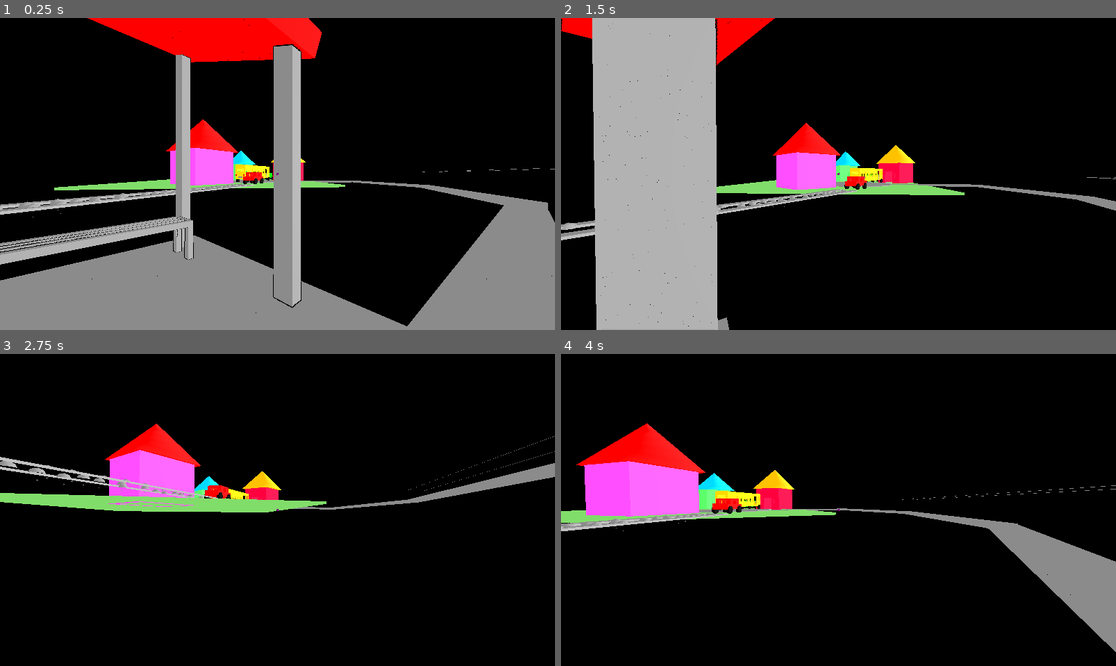
Above: before the commit, frames 1-4 (two rows, left to right).
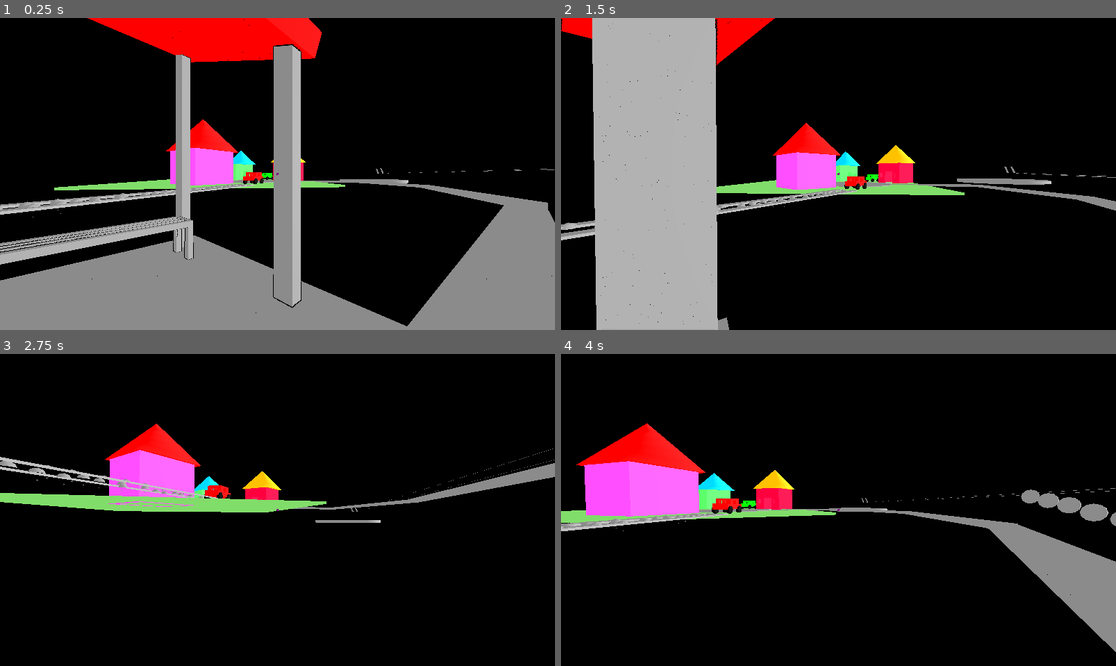
Above: after the commit, the same moments.

Repository: SalticHash/Anny
Game: Godot game, scene res://world/game.tscn
Two runs of this game, one before a commit and one after it. Both use one fixed random seed, a clock stepped at 60 frames per second and the inputs below.
Inputs (mouse positions are in pixels of both pictures, inside the frame that each line leads up to):
- Up to frame 1 (0.25 s): no input
- Up to frame 2 (1.5 s): tap Enter at 0.5 s; move the mouse to (866, 174) at 0.52 s; hold W (up) from 0.53 s (still down); click (866, 174) at 0.6 s; tap Space (jump) at 0.77 s; move the mouse to (810, 174) at 1.27 s; right-click (810, 174) at 1.35 s
- Up to frame 3 (2.75 s): keep holding W (up); tap Space (jump) at 1.52 s; move the mouse to (288, 503) at 2.02 s; click (288, 503) at 2.1 s
- Up to frame 4 (4 s): keep holding W (up); move the mouse to (832, 516) at 2.77 s; right-click (832, 516) at 2.85 s; tap Space (jump) at 3.02, 3.77 s; move the mouse to (877, 513) at 3.52 s; click (877, 513) at 3.6 s

The runs differ from the first frame. In frame 1, 0.4% of the frame differs, in the area x 42-100%, y 46-54%; in frame 2, 0.5%; in frame 3, 0.2%; in frame 4, 1.1%, in the area x 27-100%, y 42-93%.

Commit message:
Bus advance to stop jump to island

Diff:
--- a/bus/bus.gd
+++ b/bus/bus.gd
@@ -1,33 +1,18 @@
 extends VehicleBody3D
+class_name Bus
 
-
-
-
-@export var engine_force_value: float = 40.0
-const BRAKE_STRENGTH: float = 2.0
+var braking: bool = false
+var inside_stop_zone: bool = false
+var player_inside: bool = false
+var player_waiting: bool = false
+@export var engine_force_value: float = 19.0
+const BRAKE_STRENGTH: float = 1.0
 
 var previous_speed: float = linear_velocity.length()
 
-func _physics_process(delta: float):
-
-
-	if Input.is_action_pressed(&"up"):
-		# Increase engine force at low speeds to make the initial acceleration faster.
-		var speed := linear_velocity.length()
-		if speed < 5.0 and not is_zero_approx(speed):
-			engine_force = clampf(engine_force_value * 5.0 / speed, 0.0, 100.0)
-		else:
-			engine_force = engine_force_value
+func _physics_process(_delta: float):
+	if (player_waiting and !inside_stop_zone) or player_inside:
+		engine_force = 50.0 if player_inside else engine_force_value
 	else:
 		engine_force = 0.0
-
-	if Input.is_action_pressed(&"down"):
-		# Increase engine force at low speeds to make the initial reversing faster.
-		var speed := linear_velocity.length()
-		if speed < 5.0 and not is_zero_approx(speed):
-			engine_force = -clampf(engine_force_value * BRAKE_STRENGTH * 5.0 / speed, 0.0, 100.0)
-		else:
-			engine_force = -engine_force_value * BRAKE_STRENGTH
-
-
-	previous_speed = linear_velocity.length()
+		linear_velocity = Vector3.ZERO
--- a/bus/bus.tscn
+++ b/bus/bus.tscn
@@ -120,8 +120,8 @@
 albedo_color = Color(0, 0, 0, 1)
 
 [node name="Bus" type="VehicleBody3D" unique_id=73055853]
-collision_layer = 7
-collision_mask = 7
+collision_layer = 5
+collision_mask = 4
 center_of_mass_mode = 1
 script = ExtResource("1_2nioi")
 
--- a/player/player.gd
+++ b/player/player.gd
@@ -1,5 +1,5 @@
 extends CharacterBody3D
-
+class_name Player
 var collects: Array[Collect] = []
 
 @onready var camera: Camera3D = %Camera
--- /dev/null
+++ b/world/bus_stop_trigger.gd
@@ -0,0 +1,15 @@
+extends Area3D
+
+var player_inside: bool = false
+@export var bus: Bus
+func _process(_delta: float) -> void:
+	bus.player_waiting = player_inside
+
+func _on_body_entered(body: Node3D) -> void:
+	if body is Player:
+		player_inside = true
+
+
+func _on_body_exited(body: Node3D) -> void:
+	if body is Player:
+		player_inside = false
--- /dev/null
+++ b/world/bus_trigger.gd
@@ -0,0 +1,20 @@
+extends Area3D
+
+var player_inside: bool = false
+var bus_inside: bool = false
+@export var bus: Bus
+func _process(_delta: float) -> void:
+	bus.player_inside = player_inside
+	bus.inside_stop_zone = bus_inside
+
+func _on_body_entered(body: Node3D) -> void:
+	if body is Player:
+		player_inside = true
+	if body is Bus:
+		bus_inside = true
+
+
+
+func _on_body_exited(body: Node3D) -> void:
+	if body is Bus:
+		bus_inside = false
--- a/world/game.tscn
+++ b/world/game.tscn
@@ -12,6 +12,8 @@
 [ext_resource type="PackedScene" uid="uid://ciibl74us5ofq" path="res://world/store/double_shelf_container.tscn" id="8_hliwg"]
 [ext_resource type="PackedScene" uid="uid://dy5sb7nvkbnbe" path="res://world/store/shelf_container.tscn" id="9_av0ep"]
 [ext_resource type="PackedScene" uid="uid://diaaftkq0xhsh" path="res://bus/bus.tscn" id="12_av0ep"]
+[ext_resource type="Script" uid="uid://47v83ml2eajl" path="res://world/bus_stop_trigger.gd" id="12_d65k2"]
+[ext_resource type="Script" uid="uid://cq53qkah817ix" path="res://world/bus_trigger.gd" id="14_fuoxl"]
 
 [sub_resource type="StandardMaterial3D" id="StandardMaterial3D_b7hlb"]
 albedo_color = Color(0.5042543, 0.86663747, 0.41414726, 1)
@@ -71,9 +73,15 @@
 [sub_resource type="StandardMaterial3D" id="StandardMaterial3D_km2cl"]
 albedo_color = Color(1, 0, 0, 1)
 
+[sub_resource type="BoxShape3D" id="BoxShape3D_fuoxl"]
+size = Vector3(3.1000001, 4.9, 4.1)
+
 [sub_resource type="StandardMaterial3D" id="StandardMaterial3D_av0ep"]
 transparency = 1
 albedo_color = Color(1, 1, 1, 0)
+
+[sub_resource type="BoxShape3D" id="BoxShape3D_ehfc1"]
+size = Vector3(7.6, 4.9, 4.1)
 
 [sub_resource type="PlaceholderTexture2D" id="PlaceholderTexture2D_2jm6r"]
 size = Vector2(4, 4)
@@ -639,22 +647,95 @@
 material = SubResource("StandardMaterial3D_km2cl")
 
 [node name="CSGSphere3D" type="CSGSphere3D" parent="World/BusStop" unique_id=1587434051]
-transform = Transform3D(1, 0, 0, 0, 1, 0, 0, 0, 1, 0.8, -0.8999999, 3.5000002)
-
-[node name="CSGSphere3D5" type="CSGSphere3D" parent="World/BusStop" unique_id=1349009137]
-transform = Transform3D(1, 0, 0, 0, 1, 0, 0, 0, 1, 0.8, -0.8999999, 4.8)
-
-[node name="CSGSphere3D2" type="CSGSphere3D" parent="World/BusStop" unique_id=307897110]
-transform = Transform3D(1, 0, 0, 0, 1, 0, 0, 0, 1, -0.099999964, -0.3, 5.6)
-
-[node name="CSGSphere3D6" type="CSGSphere3D" parent="World/BusStop" unique_id=1637767447]
-transform = Transform3D(1, 0, 0, 0, 1, 0, 0, 0, 1, 0.100000024, -0.3, 7.1000004)
-
-[node name="CSGSphere3D3" type="CSGSphere3D" parent="World/BusStop" unique_id=1664361179]
-transform = Transform3D(1, 0, 2.9802322e-08, 0, 1, 0, -2.9802322e-08, 0, 1, 1.1873474, -0.10000001, 8.059149)
-
-[node name="CSGSphere3D7" type="CSGSphere3D" parent="World/BusStop" unique_id=1185955926]
-transform = Transform3D(1, 0, 2.9802322e-08, 0, 1, 0, -2.9802322e-08, 0, 1, 2.2873476, 0.59999996, 8.559149)
+transform = Transform3D(0.25881904, 0, 0.9659258, 0, 1, 0, -0.9659258, 0, 0.25881904, -1.2223186, -2.6, 7.9158916)
+
+[node name="CSGSphere3D13" type="CSGSphere3D" parent="World/BusStop" unique_id=862444241]
+transform = Transform3D(0.25881904, 0, 0.9659258, 0, 1, 0, -0.9659258, 0, 0.25881904, -0.91173935, -2.2999997, 6.756777)
+
+[node name="CSGSphere3D14" type="CSGSphere3D" parent="World/BusStop" unique_id=1330241229]
+transform = Transform3D(0.25881904, 0, 0.9659258, 0, 1, 0, -0.9659258, 0, 0.25881904, -0.62703705, -1.8999996, 5.6942577)
+
+[node name="CSGSphere3D15" type="CSGSphere3D" parent="World/BusStop" unique_id=500199525]
+transform = Transform3D(0.25881904, 0, 0.9659258, 0, 1, 0, -0.9659258, 0, 0.25881904, -0.34233475, -1.5999997, 4.6317387)
+
+[node name="CSGSphere3D16" type="CSGSphere3D" parent="World/BusStop" unique_id=430214195]
+transform = Transform3D(0.25881904, 0, 0.9659258, 0, 1, 0, -0.9659258, 0, 0.25881904, -0.05763817, -1.2999997, 3.5692234)
+
+[node name="CSGSphere3D2" type="CSGSphere3D" parent="World/BusStop" unique_id=1289446611]
+transform = Transform3D(0.7071067, 0, 0.7071069, 0, 1, 0, -0.7071069, 0, 0.7071067, 0.021860123, -3.8999996, 9.685236)
+
+[node name="CSGSphere3D12" type="CSGSphere3D" parent="World/BusStop" unique_id=1926668208]
+transform = Transform3D(0.7071067, 0, 0.7071069, 0, 1, 0, -0.7071069, 0, 0.7071067, -0.75596046, -3.1999998, 8.907419)
+
+[node name="CSGSphere3D3" type="CSGSphere3D" parent="World/BusStop" unique_id=1498566536]
+transform = Transform3D(0.7071067, 0, 0.7071069, 0, 1, 0, -0.7071069, 0, 0.7071067, 1.1532326, -4.4, 10.816603)
+
+[node name="CSGSphere3D4" type="CSGSphere3D" parent="World/BusStop" unique_id=666917768]
+transform = Transform3D(0.7071067, 0, 0.7071069, 0, 1, 0, -0.7071069, 0, 0.7071067, 2.708868, -4.4, 12.37224)
+
+[node name="CSGSphere3D5" type="CSGSphere3D" parent="World/BusStop" unique_id=894724328]
+transform = Transform3D(0.7071067, 0, 0.7071069, 0, 1, 0, -0.7071069, 0, 0.7071067, 4.123081, -4.4, 13.786455)
+
+[node name="CSGSphere3D6" type="CSGSphere3D" parent="World/BusStop" unique_id=376265254]
+transform = Transform3D(0.7071067, 0, 0.7071069, 0, 1, 0, -0.7071069, 0, 0.7071067, 5.6080055, -4.4, 15.271376)
+
+[node name="CSGSphere3D8" type="CSGSphere3D" parent="World/BusStop" unique_id=802511904]
+transform = Transform3D(0.86602527, 0, 0.5000002, 0, 1, 0, -0.5000002, 0, 0.86602527, 7.8598166, -4, 15.916254)
+
+[node name="CSGSphere3D17" type="CSGSphere3D" parent="World/BusStop" unique_id=1985753244]
+transform = Transform3D(0.86602527, 0, 0.5000002, 0, 1, 0, -0.5000002, 0, 0.86602527, 8.899057, -3.6999998, 15.316248)
+
+[node name="CSGSphere3D18" type="CSGSphere3D" parent="World/BusStop" unique_id=201867898]
+transform = Transform3D(0.86602527, 0, 0.5000002, 0, 1, 0, -0.5000002, 0, 0.86602527, 9.851685, -3.2999995, 14.766249)
+
+[node name="CSGSphere3D19" type="CSGSphere3D" parent="World/BusStop" unique_id=1196830725]
+transform = Transform3D(0.86602527, 0, 0.5000002, 0, 1, 0, -0.5000002, 0, 0.86602527, 10.804319, -3.0000002, 14.216242)
+
+[node name="CSGSphere3D20" type="CSGSphere3D" parent="World/BusStop" unique_id=787280074]
+transform = Transform3D(0.86602527, 0, 0.5000002, 0, 1, 0, -0.5000002, 0, 0.86602527, 11.756936, -2.7, 13.666243)
+
+[node name="CSGSphere3D9" type="CSGSphere3D" parent="World/BusStop" unique_id=1862750323]
+transform = Transform3D(0.86602527, 0, 0.5000002, 0, 1, 0, -0.5000002, 0, 0.86602527, 12.622955, -2.1, 13.166253)
+
+[node name="CSGSphere3D21" type="CSGSphere3D" parent="World/BusStop" unique_id=1281916233]
+transform = Transform3D(0.86602527, 0, 0.5000002, 0, 1, 0, -0.5000002, 0, 0.86602527, 13.662196, -1.7999998, 12.566247)
+
+[node name="CSGSphere3D22" type="CSGSphere3D" parent="World/BusStop" unique_id=1671727214]
+transform = Transform3D(0.86602527, 0, 0.5000002, 0, 1, 0, -0.5000002, 0, 0.86602527, 14.614823, -1.3999995, 12.016248)
+
+[node name="CSGSphere3D23" type="CSGSphere3D" parent="World/BusStop" unique_id=665146769]
+transform = Transform3D(0.86602527, 0, 0.5000002, 0, 1, 0, -0.5000002, 0, 0.86602527, 15.567458, -1.1000003, 11.466241)
+
+[node name="CSGSphere3D24" type="CSGSphere3D" parent="World/BusStop" unique_id=762382254]
+transform = Transform3D(0.86602527, 0, 0.5000002, 0, 1, 0, -0.5000002, 0, 0.86602527, 16.520075, -0.8000001, 10.916242)
+
+[node name="CSGSphere3D10" type="CSGSphere3D" parent="World/BusStop" unique_id=277052967]
+transform = Transform3D(0.86602527, 0, 0.5000002, 0, 1, 0, -0.5000002, 0, 0.86602527, 17.472696, -0.39999986, 10.366252)
+
+[node name="CSGSphere3D25" type="CSGSphere3D" parent="World/BusStop" unique_id=487371964]
+transform = Transform3D(0.86602527, 0, 0.5000002, 0, 1, 0, -0.5000002, 0, 0.86602527, 18.511938, -0.099999785, 9.766246)
+
+[node name="CSGSphere3D26" type="CSGSphere3D" parent="World/BusStop" unique_id=500113589]
+transform = Transform3D(0.86602527, 0, 0.5000002, 0, 1, 0, -0.5000002, 0, 0.86602527, 19.464565, 0.30000055, 9.216247)
+
+[node name="CSGSphere3D27" type="CSGSphere3D" parent="World/BusStop" unique_id=483184500]
+transform = Transform3D(0.86602527, 0, 0.5000002, 0, 1, 0, -0.5000002, 0, 0.86602527, 20.4172, 0.5999998, 8.66624)
+
+[node name="CSGSphere3D28" type="CSGSphere3D" parent="World/BusStop" unique_id=298669397]
+transform = Transform3D(0.86602527, 0, 0.5000002, 0, 1, 0, -0.5000002, 0, 0.86602527, 21.369816, 0.9, 8.1162405)
+
+[node name="CSGSphere3D7" type="CSGSphere3D" parent="World/BusStop" unique_id=1571009867]
+transform = Transform3D(0.7071067, 0, 0.7071069, 0, 1, 0, -0.7071069, 0, 0.7071067, 6.9515066, -4.4, 16.614885)
+
+[node name="Area3D" type="Area3D" parent="World/BusStop" unique_id=529766237 node_paths=PackedStringArray("bus")]
+transform = Transform3D(1, 0, 0, 0, 1, 0, 0, 0, 1, 0.5, 1.2, 0.39999998)
+script = ExtResource("12_d65k2")
+bus = NodePath("../../CSGCombiner3D5/Bus")
+
+[node name="CollisionShape3D" type="CollisionShape3D" parent="World/BusStop/Area3D" unique_id=1587432274]
+transform = Transform3D(1, 0, 2.9802322e-08, 0, 1, 0, -2.9802322e-08, 0, 1, 0, 0, 0)
+shape = SubResource("BoxShape3D_fuoxl")
+debug_color = Color(0.9797818, 0, 0.38908985, 1)
 
 [node name="CSGCombiner3D2" type="CSGCombiner3D" parent="World" unique_id=1355926063]
 use_collision = true
@@ -1089,7 +1170,7 @@
 rings = 4
 
 [node name="CSGCombiner3D3" type="CSGCombiner3D" parent="World" unique_id=1802739898]
-transform = Transform3D(0.8365162, 0.22414386, -0.49999997, -0.25881904, 0.96592575, 0, 0.48296285, 0.1294095, 0.86602527, -57.919, 4.7891626, -0.27269894)
+transform = Transform3D(0.8365162, 0.22414386, -0.49999997, -0.25881904, 0.96592575, 0, 0.48296285, 0.1294095, 0.86602527, -65.41901, 4.7891626, -2.872699)
 use_collision = true
 collision_layer = 4
 collision_mask = 4
@@ -1107,27 +1188,46 @@
 transform = Transform3D(0.99999964, 0, 0, 0, 1, 0, 0, 0, 0.99999964, 0, 0.01, 1)
 size = Vector3(34.7, 0.271, 0.6)
 
-[node name="CSGCombiner3D4" type="CSGCombiner3D" parent="World" unique_id=1153411430]
-transform = Transform3D(0.8660253, 0, -0.49999997, 0, 0.99999994, 0, 0.49999997, 0, 0.8660253, -28.361094, 0.30615187, 16.792564)
+[node name="CSGCombiner3D6" type="CSGCombiner3D" parent="World" unique_id=1469970693]
+transform = Transform3D(0.83651626, -0.22414377, -0.5, 0.25881895, 0.96592575, 2.2351742e-08, 0.48296285, -0.12940954, 0.86602527, 49.408855, 0.25499272, 63.42321)
 use_collision = true
 collision_layer = 4
 collision_mask = 4
 
+[node name="Path10" type="CSGBox3D" parent="World/CSGCombiner3D6" unique_id=1849280222]
+transform = Transform3D(0.99999964, 0, 0, 0, 1, 0, 0, 0, 0.99999964, 5.0999985, 0, 0)
+size = Vector3(10, 0.271, 3.3)
+material = SubResource("StandardMaterial3D_av0ep")
+
+[node name="Path11" type="CSGBox3D" parent="World/CSGCombiner3D6" unique_id=103307405]
+transform = Transform3D(0.99999964, 0, 0, 0, 1, 0, 0, 0, 0.99999964, 5.0999985, 0.01, -1)
+size = Vector3(10, 0.271, 0.6)
+
+[node name="Path12" type="CSGBox3D" parent="World/CSGCombiner3D6" unique_id=164911034]
+transform = Transform3D(0.99999964, 0, 0, 0, 1, 0, 0, 0, 0.99999964, 5.0999985, 0.01, 1)
+size = Vector3(10, 0.271, 0.6)
+
+[node name="CSGCombiner3D4" type="CSGCombiner3D" parent="World" unique_id=1153411430]
+transform = Transform3D(0.8660253, 0, -0.49999997, 0, 0.99999994, 0, 0.49999997, 0, 0.8660253, -35.861095, 0.30615187, 14.192565)
+use_collision = true
+collision_layer = 4
+collision_mask = 4
+
 [node name="Path10" type="CSGBox3D" parent="World/CSGCombiner3D4" unique_id=539809503]
-transform = Transform3D(0.99999964, 0, 0, 0, 1, 0, 0, 0, 0.99999964, 0, 0, 0)
-size = Vector3(34.7, 0.271, 3.3)
+transform = Transform3D(0.9999994, 0, 1.4901161e-07, 0, 1, 0, -1.4901161e-07, 0, 0.9999994, 40.54998, 0, -7.6293945e-06)
+size = Vector3(115.8, 0.271, 3.3)
 material = SubResource("StandardMaterial3D_av0ep")
 
 [node name="Path11" type="CSGBox3D" parent="World/CSGCombiner3D4" unique_id=656809082]
-transform = Transform3D(0.99999964, 0, 0, 0, 1, 0, 0, 0, 0.99999964, 0, 0.01, -1)
-size = Vector3(34.7, 0.271, 0.6)
+transform = Transform3D(0.9999994, 0, 1.4901161e-07, 0, 1, 0, -1.4901161e-07, 0, 0.9999994, 40.54998, 0.00999999, -1.0000095)
+size = Vector3(115.8, 0.271, 0.6)
 
 [node name="Path12" type="CSGBox3D" parent="World/CSGCombiner3D4" unique_id=1143739070]
-transform = Transform3D(0.99999964, 0, 0, 0, 1, 0, 0, 0, 0.99999964, 0, 0.01, 1)
-size = Vector3(34.7, 0.271, 0.6)
+transform = Transform3D(0.9999994, 0, 1.4901161e-07, 0, 1, 0, -1.4901161e-07, 0, 0.9999994, 40.54998, 0.00999999, 1)
+size = Vector3(115.8, 0.271, 0.6)
 
 [node name="CSGCombiner3D5" type="CSGCombiner3D" parent="World" unique_id=717573730]
-transform = Transform3D(0.8660253, 0, -0.49999997, 0, 0.99999994, 0, 0.49999997, 0, 0.8660253, -87.337, 9.271, -17.257)
+transform = Transform3D(0.8660253, 0, -0.49999997, 0, 0.99999994, 0, 0.49999997, 0, 0.8660253, -94.837006, 9.271, -19.857)
 use_collision = true
 collision_layer = 4
 collision_mask = 4
@@ -1145,11 +1245,33 @@
 transform = Transform3D(0.99999964, 0, 0, 0, 1, 0, 0, 0, 0.99999964, 0, 0.01, 1)
 size = Vector3(34.7, 0.271, 0.6)
 
+[node name="Path13" type="CSGBox3D" parent="World/CSGCombiner3D5" unique_id=1052919498]
+transform = Transform3D(0.9999994, 0, 1.4901161e-07, 0, 1, 0, -1.4901161e-07, 0, 0.9999994, -17.149979, 1.0745001, 4.5776367e-05)
+size = Vector3(0.4, 2.4, 2.6000001)
+
 [node name="Bus" parent="World/CSGCombiner3D5" unique_id=1159567434 instance=ExtResource("12_av0ep")]
 transform = Transform3D(-4.3711392e-08, 0, 1.0000001, 0, 1.0000001, 0, -1.0000001, 0, -4.3711392e-08, 0, 0.1, 0)
 
-[node name="Bus2" parent="World/CSGCombiner3D5" unique_id=798285382 instance=ExtResource("12_av0ep")]
-transform = Transform3D(-4.371139e-08, 0, 1, 0, 1, 0, -1, 0, -4.371139e-08, 83.40001, -10.300001, -24.700003)
+[node name="Area3D" type="Area3D" parent="World/CSGCombiner3D5" unique_id=1706586253 node_paths=PackedStringArray("bus")]
+transform = Transform3D(1, 0, 5.9604645e-08, 0, 1.0000001, 0, -5.9604645e-08, 0, 1, 87.43741, -6.9710007, -0.29389325)
+script = ExtResource("14_fuoxl")
+bus = NodePath("../Bus")
+
+[node name="CollisionShape3D" type="CollisionShape3D" parent="World/CSGCombiner3D5/Area3D" unique_id=1692118067]
+transform = Transform3D(1, 0, -5.9604645e-08, 0, 1, 0, 5.9604645e-08, 0, 1, 0, 0, 0)
+shape = SubResource("BoxShape3D_ehfc1")
+debug_color = Color(0.9797818, 0, 0.38908985, 1)
+
+[node name="CSGCombiner3D7" type="CSGCombiner3D" parent="World" unique_id=947513162]
+use_collision = true
+collision_layer = 5
+collision_mask = 5
+
+[node name="CSGCylinder3D" type="CSGCylinder3D" parent="World/CSGCombiner3D7" unique_id=1146841388]
+transform = Transform3D(0.8660254, 0, -0.49999988, 0, 0.99999994, 0, 0.49999988, 0, 0.8660254, 92.07941, -4.563241, 87.456314)
+radius = 21.601
+height = 1.609
+sides = 13
 
 [node name="UI" type="Control" parent="." unique_id=1605684441]
 layout_mode = 3
@@ -1173,3 +1295,8 @@
 grow_horizontal = 2
 grow_vertical = 2
 texture = SubResource("PlaceholderTexture2D_2jm6r")
+
+[connection signal="body_entered" from="World/BusStop/Area3D" to="World/BusStop/Area3D" method="_on_body_entered"]
+[connection signal="body_exited" from="World/BusStop/Area3D" to="World/BusStop/Area3D" method="_on_body_exited"]
+[connection signal="body_entered" from="World/CSGCombiner3D5/Area3D" to="World/CSGCombiner3D5/Area3D" method="_on_body_entered"]
+[connection signal="body_exited" from="World/CSGCombiner3D5/Area3D" to="World/CSGCombiner3D5/Area3D" method="_on_body_exited"]
Not shown, added: world/bus_stop_trigger.gd.uid
Not shown, added: world/bus_trigger.gd.uid
